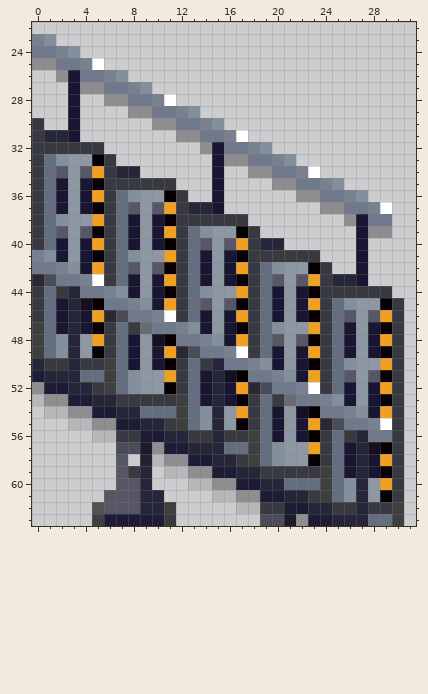
File history of a pixel-art sprite, Resources/Textures/Mining/Structures/Stairs.rsi/stair_up.png. Above, as it was before the edit.
The file is 32x64 pixels. Colours within 5 levels of each other are drawn and written as one. Shown: x 0..31, y 22..63.
After the commit:
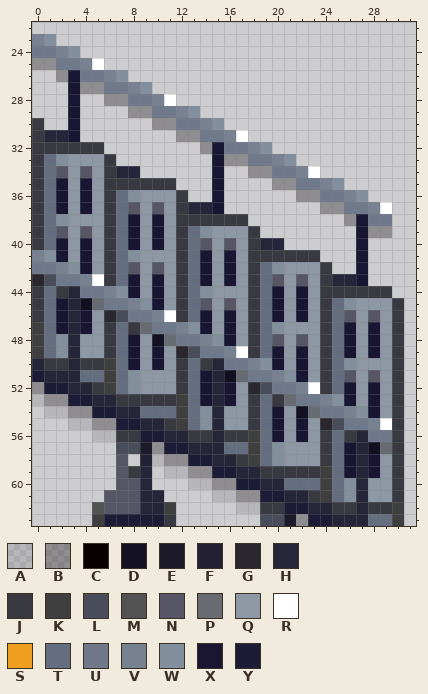
Palette (. is transparent): A #0800001c  B #0800004f  C #080000  D #141024  E #1d1b29  F #232234  G #2a282e  H #26263a  J #393942  K #3f3f3f  L #494c59  M #525252  N #565666  P #686c72  Q #8e98a4  R #ffffff  S #f0a020  T #656e80  U #6f798b  V #788191  W #81909c  X #191633  Y #1c1c37
The commit says: layers moments when exporting
Change:
Changed rows in their new state; - is an unchanged pixel.
first column x 5:
33 Q------------------------
34 Q------------------------
35 Q------------------------
36 Q-----Q------------------
37 Q-----Q------------------
38 Q-----Q------------------
39 Q-----Q-----Q------------
40 Q-----Q-----Q------------
41 Q-----Q-----Q------------
42 Q-----Q-----Q-----Q------
43 ------Q-----Q-----Q------
44 ------Q-----Q-----Q------
45 P-----Q-----Q-----Q-----Q
46 Q-----------Q-----Q-----Q
47 Q-----------Q-----Q-----Q
48 Q-----P-----Q-----Q-----Q
49 Q-----Q-----------Q-----Q
50 ------Q-----------Q-----Q
51 ------Q-----P-----Q-----Q
52 ------Q-----Q-----------Q
53 ------------Q-----------Q
54 ------------Q-----P-----Q
55 ------------Q-----Q------
56 ------------------Q------
57 ------------------Q-----P
58 ------------------Q-----Q
59 ------------------------Q
60 ------------------------Q
61 ------------------------Q
Where, in picture pixels (left, top, right, bottom), the same in both pictures:
changed: (92, 154, 104, 358)
changed: (164, 190, 176, 394)
changed: (236, 226, 248, 430)
changed: (308, 262, 320, 466)
changed: (380, 298, 392, 502)
